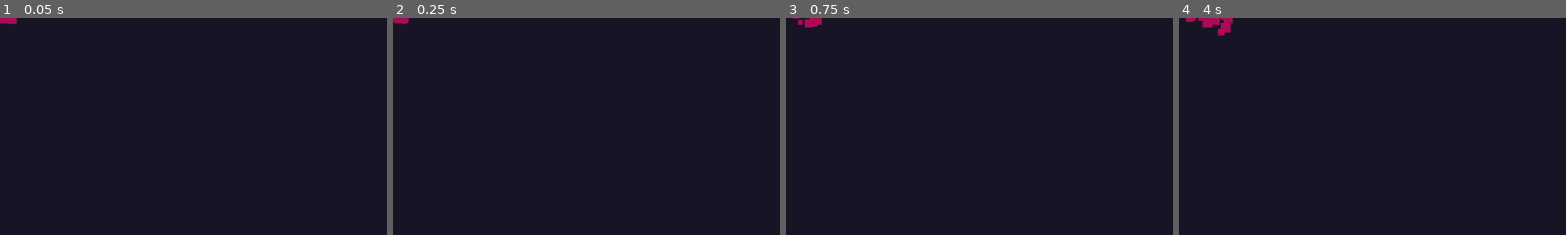
Above: before the commit, frames 1-4 (left to right).
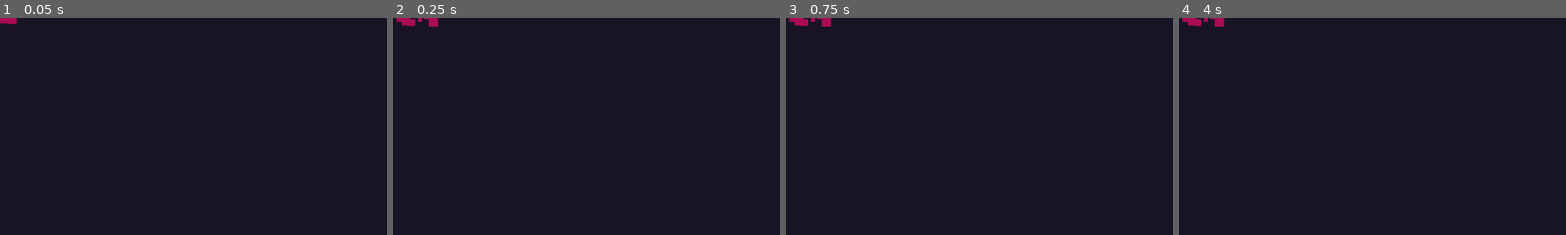
Above: after the commit, the same moments.

Repository: matheusmondenez/my-first-platform-game
Game: Godot game, scene res://wave_shooter/actors/blood.tscn
Same seed, same stepped clock (60 frames per second), same inputs: the game is played once before the commit and once after it. This scene is started directly instead of the project's main scene.
Inputs (mouse positions are % of the whole screen's width and height, from its top left):
- Up to frame 1 (0.05 s): no input
- Up to frame 2 (0.25 s): no input
- Up to frame 3 (0.75 s): tap Enter at 0.5 s; move the mouse to (72, 45) at 0.52 s; press the mouse at (72, 45) at 0.53 s; hold D (right) from 0.53 s (still down)
- Up to frame 4 (4 s): tap Space (jump) at 0.77, 1.25, 1.52, 3.02, 3.77 s; move the mouse to (30, 55) at 1.27 s; release the mouse at (30, 55) at 1.28 s; click (30, 55) at 1.35 s; tap Enter at 2 s; move the mouse to (60, 28) at 2.02 s; release D (right) at 2.03 s; press the mouse at (60, 28) at 2.03 s; hold A (left) 2.03-2.78 s; move the mouse to (45, 70) at 2.77 s; release the mouse at (45, 70) at 2.78 s; hold D (right) from 2.78 s (still down); click (45, 70) at 2.85 s; move the mouse to (80, 65) at 3.52 s; press the mouse at (80, 65) at 3.53 s
The pictures show only the part of the screen within x 0-50%, y 0-50%; the shares and areas given below are measured in that part.

Frame 1 is identical in both runs. In frame 2, 0.3% of the frame differs, in the area x 0-12%, y 0-5%; in frame 3, 0.3%; in frame 4, 0.5%, in the area x 0-15%, y 0-9%.

Commit message:
creates enemy blood script

Diff:
--- /dev/null
+++ b/wave_shooter/actors/blood.gd
@@ -0,0 +1,9 @@
+extends CPUParticles2D
+
+func _on_timer_timeout() -> void:
+	set_process(false)
+	set_physics_process(false)
+	set_process_input(false)
+	set_process_internal(false)
+	set_process_unhandled_input(false)
+	set_process_unhandled_key_input(false)
--- a/wave_shooter/actors/blood.tscn
+++ b/wave_shooter/actors/blood.tscn
@@ -1,4 +1,6 @@
-[gd_scene format=3 uid="uid://b4644puu5w6ul"]
+[gd_scene load_steps=2 format=3 uid="uid://b4644puu5w6ul"]
+
+[ext_resource type="Script" path="res://wave_shooter/actors/blood.gd" id="1_nvt6b"]
 
 [node name="Blood" type="CPUParticles2D"]
 amount = 15
@@ -11,8 +13,11 @@
 scale_amount_min = 5.0
 scale_amount_max = 15.0
 color = Color(0.671399, 0.0434699, 0.332517, 1)
+script = ExtResource("1_nvt6b")
 
 [node name="Timer" type="Timer" parent="."]
 wait_time = 0.15
 one_shot = true
 autostart = true
+
+[connection signal="timeout" from="Timer" to="." method="_on_timer_timeout"]
